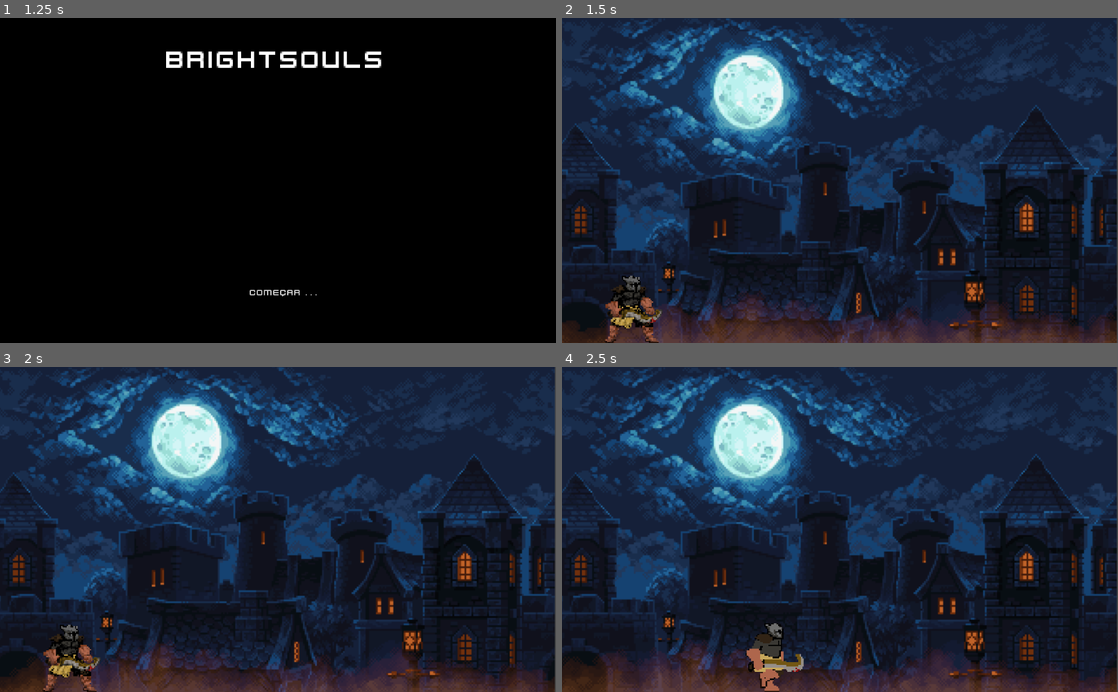
Above: before the commit, frames 1-4 (two rows, left to right).
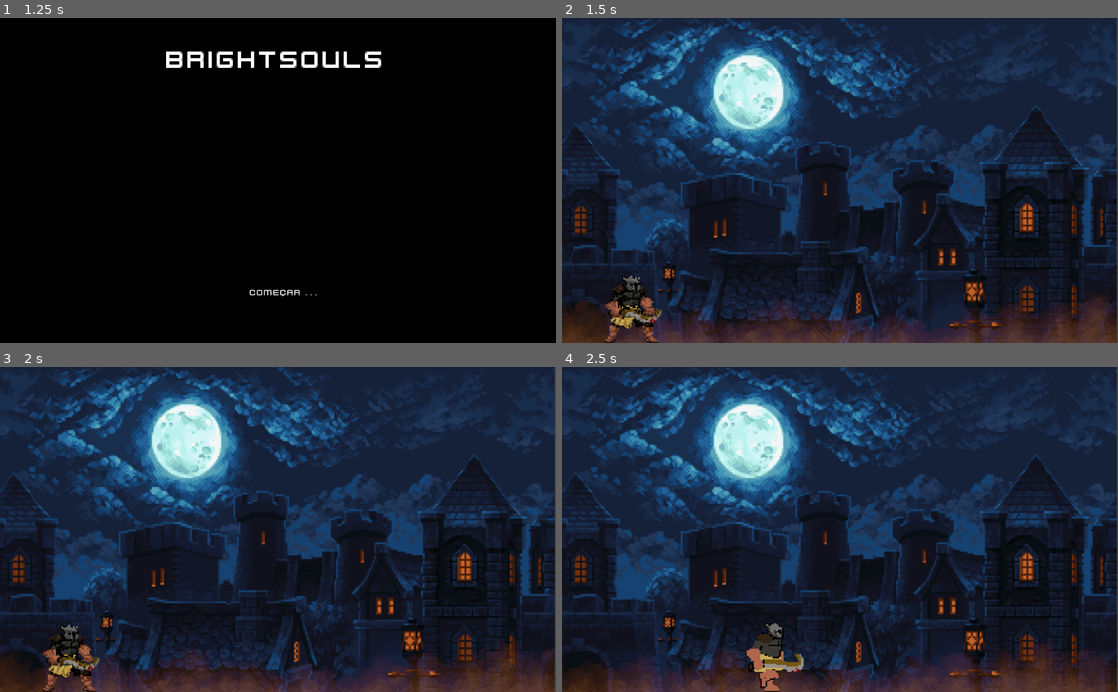
Above: after the commit, the same moments.

Repository: DouglasKosvoski/Bright
Game: Godot game, scene res://Scenes/MAIN_MENU.tscn
Same seed, same stepped clock (60 frames per second), same inputs: the game is played once before the commit and once after it. The engine's default icon, where the game draws it, is replaced by a stand-in: a white triangle on a blue panel in a dark square.
Inputs:
- Up to frame 1 (1.25 s): click "start" at 0.5 s
- Up to frame 2 (1.5 s): click "COMEÇAR . . ." at 1.25 s
- Up to frame 3 (2 s): no input
- Up to frame 4 (2.5 s): hold D (right) from 2.03 s (still down); hold Space (space) from 2.03 s (still down)

Frame 1 is identical in both runs. In frame 2, 2.5% of the frame differs, in the area x 0-100%, y 86-100%; in frame 3, 2.4%; in frame 4, 2.5%.

Commit message:
.

Diff:
--- a/Scenes/BKGD.tscn
+++ b/Scenes/BKGD.tscn
@@ -338,6 +338,6 @@
 scale = Vector2( 1.6, 1.7 )
 frames = SubResource( 1 )
 animation = "New Anim"
-frame = 37
+frame = 159
 speed_scale = 4.0
 playing = true
